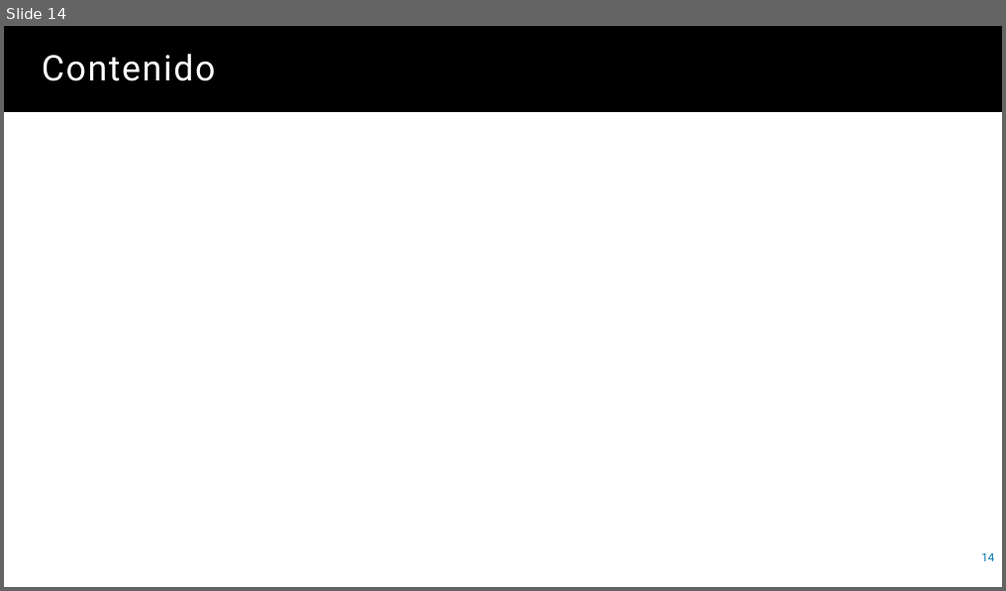
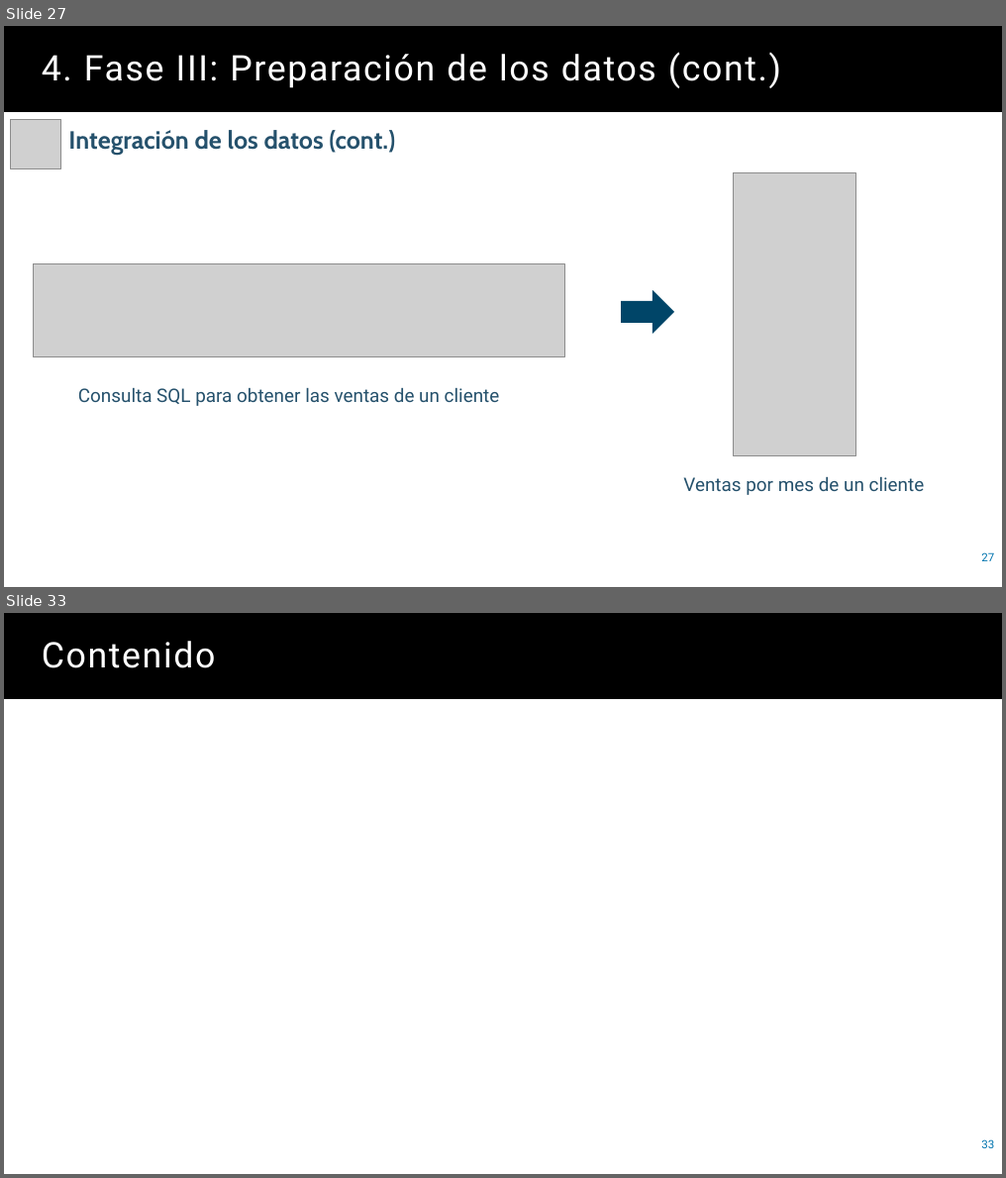
Before and after one commit to juanbo-prueba/leergit, a slide deck: Presentacion.pptx. Shown one above the other, each under a label of ours: slide 14 before the commit, slides 27 and 33 after it; the slides between them are not shown. The pictures are 1006x591 and 1006x1178 pixels, drawn with LibreOffice and Linux fonts; fonts in the diff are those of the drawing; grey boxes stand for pictures. Boxes give left, top, right and bottom in pixels: in the first picture for what was removed or moved away, otherwise in the second. Text is boxed around its words. In the diff, an @@ line names an element or a change of style, - is before the commit and + after.

```diff
--- a/Presentacion.pptx
+++ b/Presentacion.pptx
@@ slide 27 added at [4,26,1002,587], background #FFFFFF @@
@@ title added at [4,26,1002,112], fill #000000, 34 pt, text #FFFFFF @@
+4. Fase III: Preparación de los datos (cont.)
@@ picture added at [11,120,61,169] @@
@@ text added at [68,130,395,156], 24 pt, text #25516C, bold @@
+Integración de los datos (cont.)
@@ picture added at [734,174,856,457] @@
@@ picture added at [33,264,564,358] @@
@@ right arrow added at [622,291,674,333], fill #004568, outline #004568 1 pt @@
@@ text added at [78,388,500,406], 18 pt, text #25516C @@
+Consulta SQL para obtener las ventas de un cliente
@@ text added at [683,477,925,495], 18 pt, text #25516C @@
+Ventas por mes de un cliente
@@ page number added at [981,553,994,562], 11 pt, text #0074AF @@
+27
@@ what was slide 14 is now slide 33 @@
@@ page number at [981,1140,994,1149]: text changed @@
-14
+33
```
Also in this commit, not shown: 18 other slides added.
